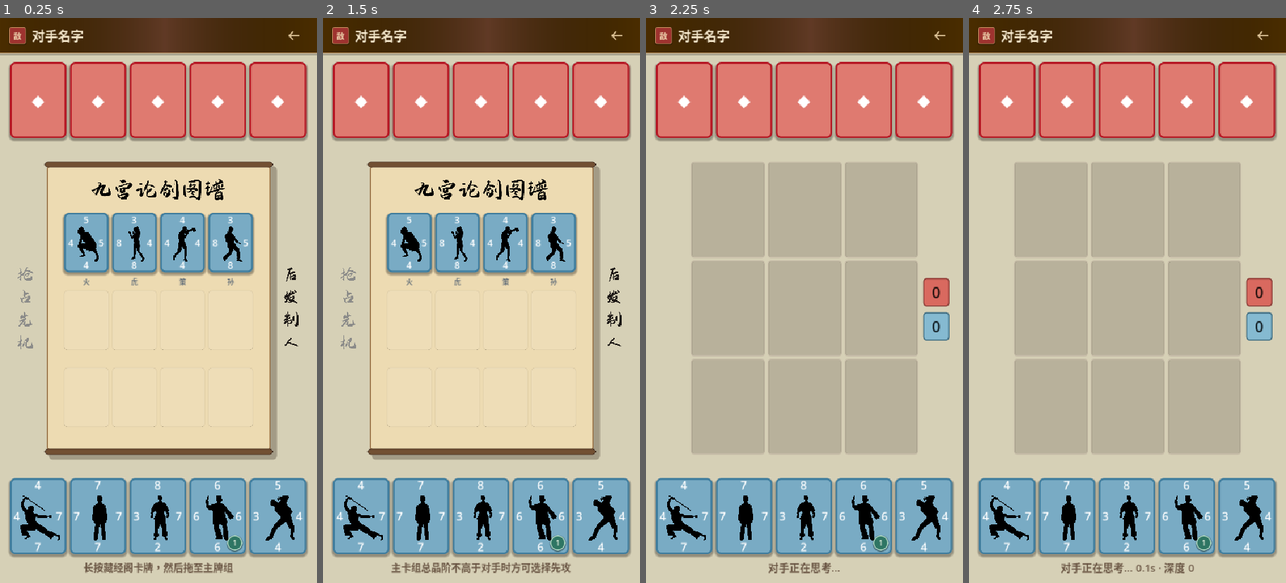
Above: before the commit, frames 1-4 (left to right).
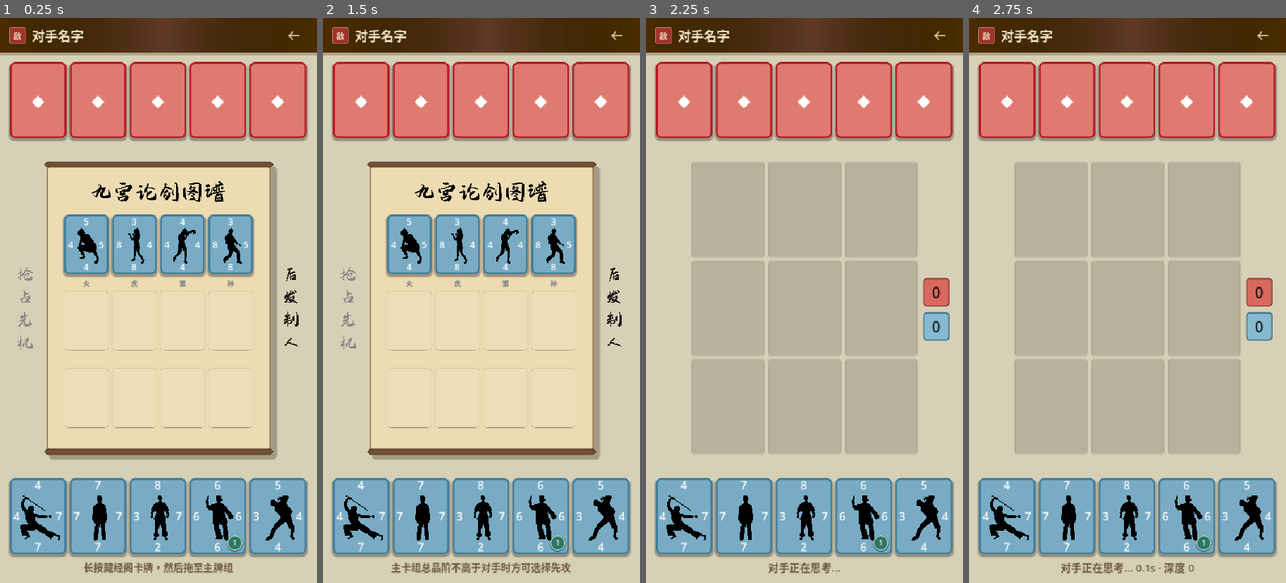
Above: after the commit, the same moments.

Repository: YLMstring/WuXiaCard
Game: Godot game, scene res://main.tscn
The game is run twice, just before and just after one commit, with the same random seed, the same clock (stepped at 60 frames per second) and the same inputs.
Inputs (mouse positions are in pixels of both pictures, inside the frame that each line leads up to):
- Up to frame 1 (0.25 s): no input
- Up to frame 2 (1.5 s): click (348, 306) at 0.5 s; click (348, 306) at 1.25 s
- Up to frame 3 (2.25 s): click (937, 306) at 2 s
- Up to frame 4 (2.75 s): no input

The runs differ from the first frame. In frame 1, 2.4% of the frame differs, in the area x 19-81%, y 28-73%; in frame 2, 2.4%; in frame 3, nothing differs; in frame 4, nothing differs.

Commit message:
Update deck_library_grid.tscn

Diff:
--- a/scenes/deck_library_grid.tscn
+++ b/scenes/deck_library_grid.tscn
@@ -42,7 +42,7 @@
 layout_mode = 2
 mouse_filter = 2
 theme_override_constants/margin_left = 20
-theme_override_constants/margin_top = 20
+theme_override_constants/margin_top = 24
 theme_override_constants/margin_right = 20
 theme_override_constants/margin_bottom = 18
 
